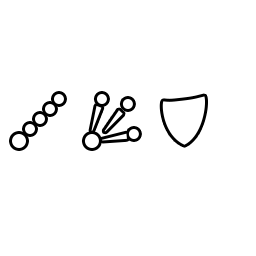
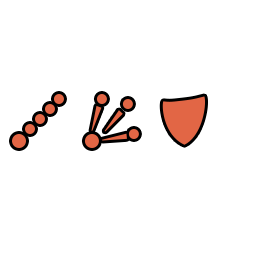
Comparing the layer stacks of the two 256 x 256 images. Changes:
painted on "Shield" over [12, 94, 205, 148]
